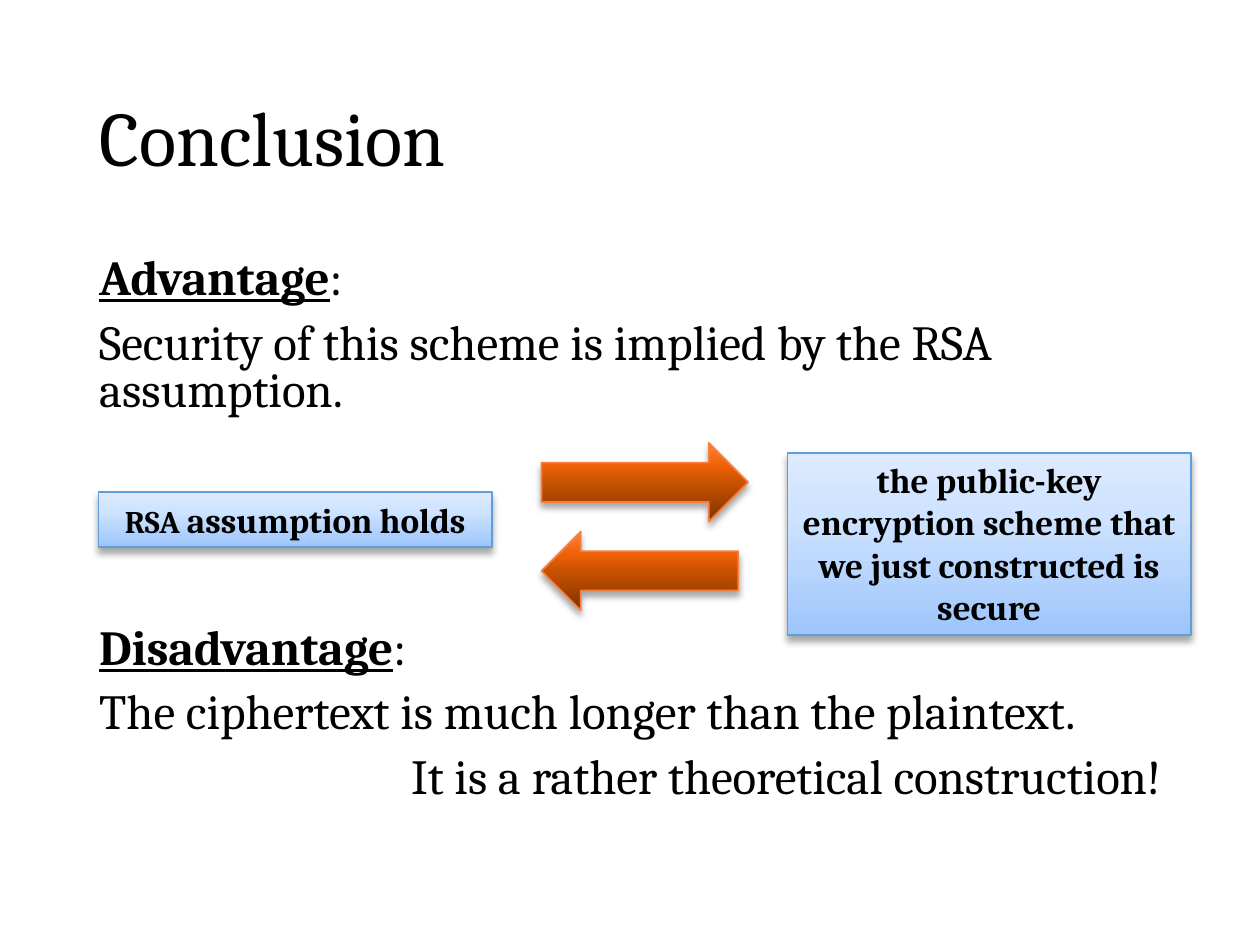
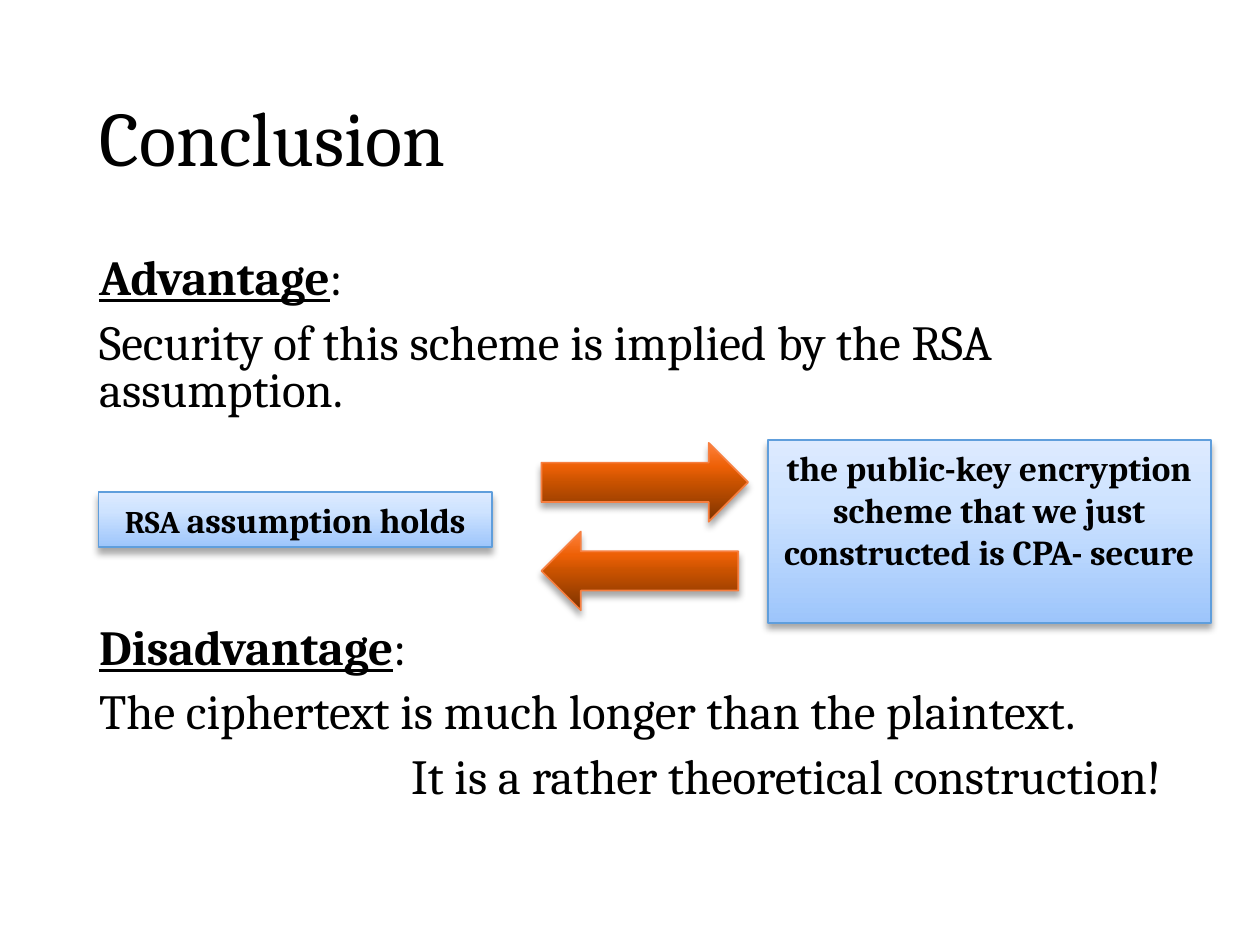
Before and after one commit to sdziembowski/cryptography-I-2025, a slide deck: slide 43 of Slides/chapter07.pptx. Drawn at 1260x945 pixels with LibreOffice and Linux fonts; fonts in the diff are those of the drawing. Boxes give left, top, right and bottom in pixels: in the first picture for what was removed or moved away, otherwise in the second. Text is boxed around its words. In the diff, an @@ line names an element or a change of style, - is before the commit and + after.

```diff
--- a/Slides/chapter07.pptx
+++ b/Slides/chapter07.pptx
@@ rectangle "the public-key encryption scheme that ..." resized from (x1=788, y1=452, x2=1191, y2=635) to (x1=767, y1=441, x2=1211, y2=624) @@
@@ text in rectangle at (x1=784, y1=456, x2=1194, y2=566): text changed @@
-the public-key encryption scheme that we just constructed is secure
+the public-key encryption scheme that we just constructed is CPA- secure
```
Also in this commit, not shown: 4 other slides changed.
